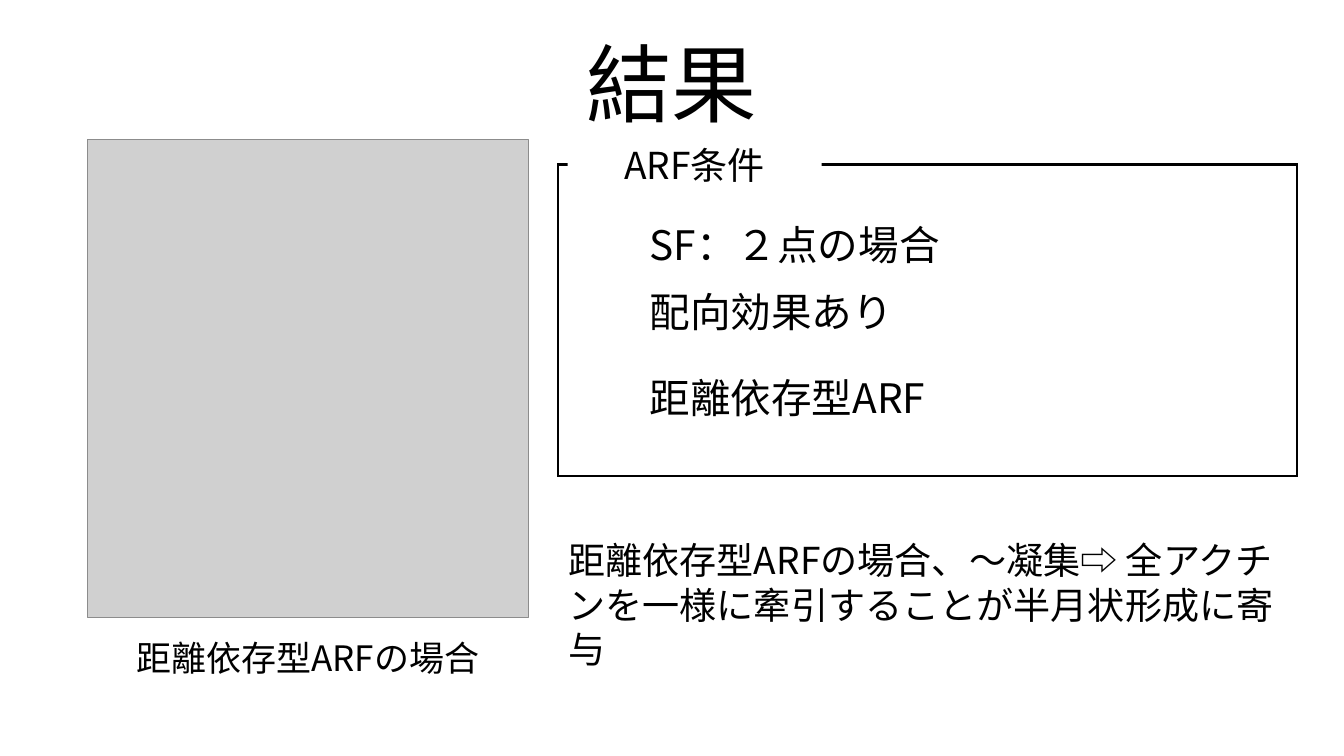
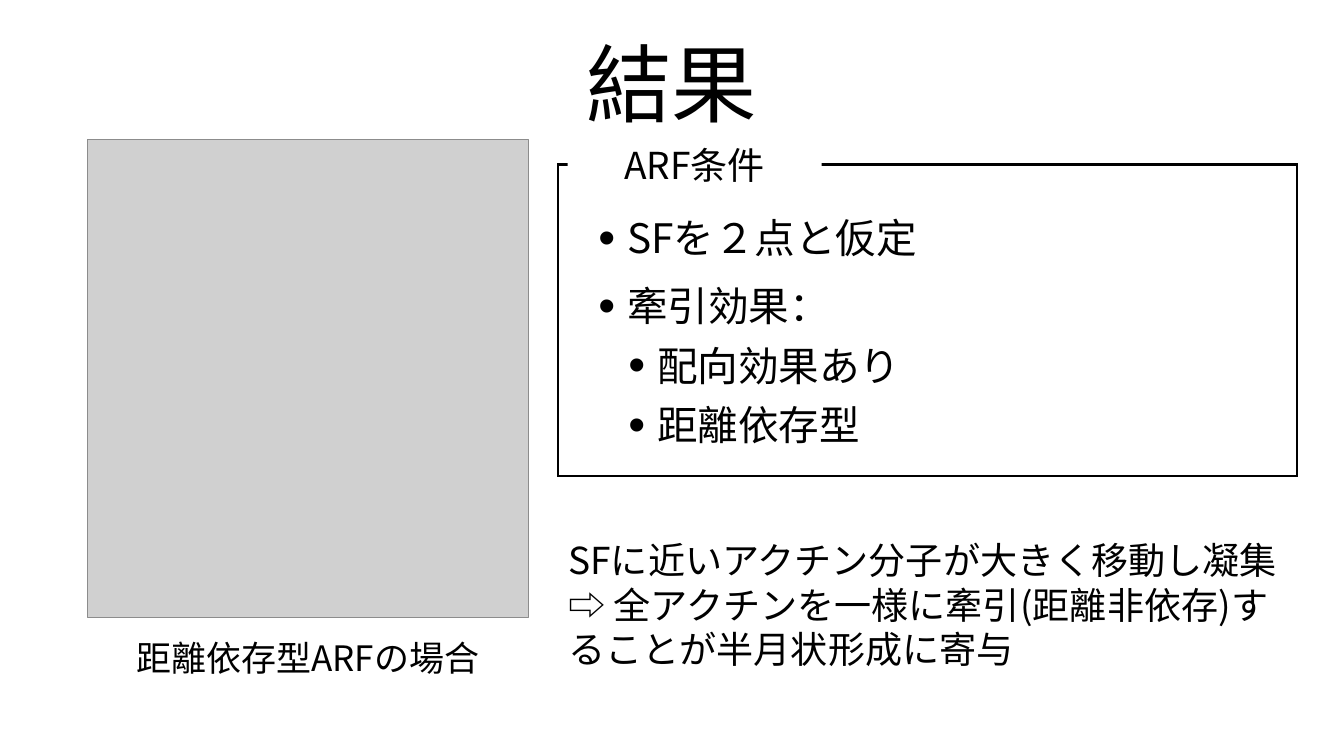
Before and after one commit to tokumaga81/ackera, a slide deck: slide 28 of tokunaga_mp.pptx. Drawn at 1344x756 pixels with LibreOffice and Linux fonts; fonts in the diff are those of the drawing; grey boxes stand for pictures. Boxes give left, top, right and bottom in pixels: in the first picture for what was removed or moved away, otherwise in the second. Text is boxed around its words. In the diff, an @@ line names an element or a change of style, - is before the commit and + after.

```diff
--- a/tokunaga_mp.pptx
+++ b/tokunaga_mp.pptx
@@ text added at box(627, 219, 917, 257), 58 pt, text #000000 @@
+• SFを２点と仮定
@@ text removed at box(650, 226, 940, 264) @@
-SF：２点の場合
@@ text added at box(627, 286, 830, 325), 58 pt, text #000000 @@
+• 牽引効果：
@@ text "配向効果あり": place and size @@
-text "配向効果あり" at box(650, 293, 893, 331)
+text "配向効果あり" at box(657, 347, 900, 385)
@@ text "配向効果あり" at box(657, 347, 900, 385): bullet none to • @@
@@ text at box(657, 406, 860, 444): text changed @@
-距離依存型ARF
+• 距離依存型
@@ text at box(568, 542, 1277, 666): text changed @@
-距離依存型ARFの場合、〜凝集⇨ 全アクチンを一様に牽引することが半月状形成に寄与
+SFに近いアクチン分子が大きく移動し凝集⇨ 全アクチンを一様に牽引(距離非依存)することが半月状形成に寄与
```
Also in this commit, not shown: 20 other slides changed, 1 other file.
